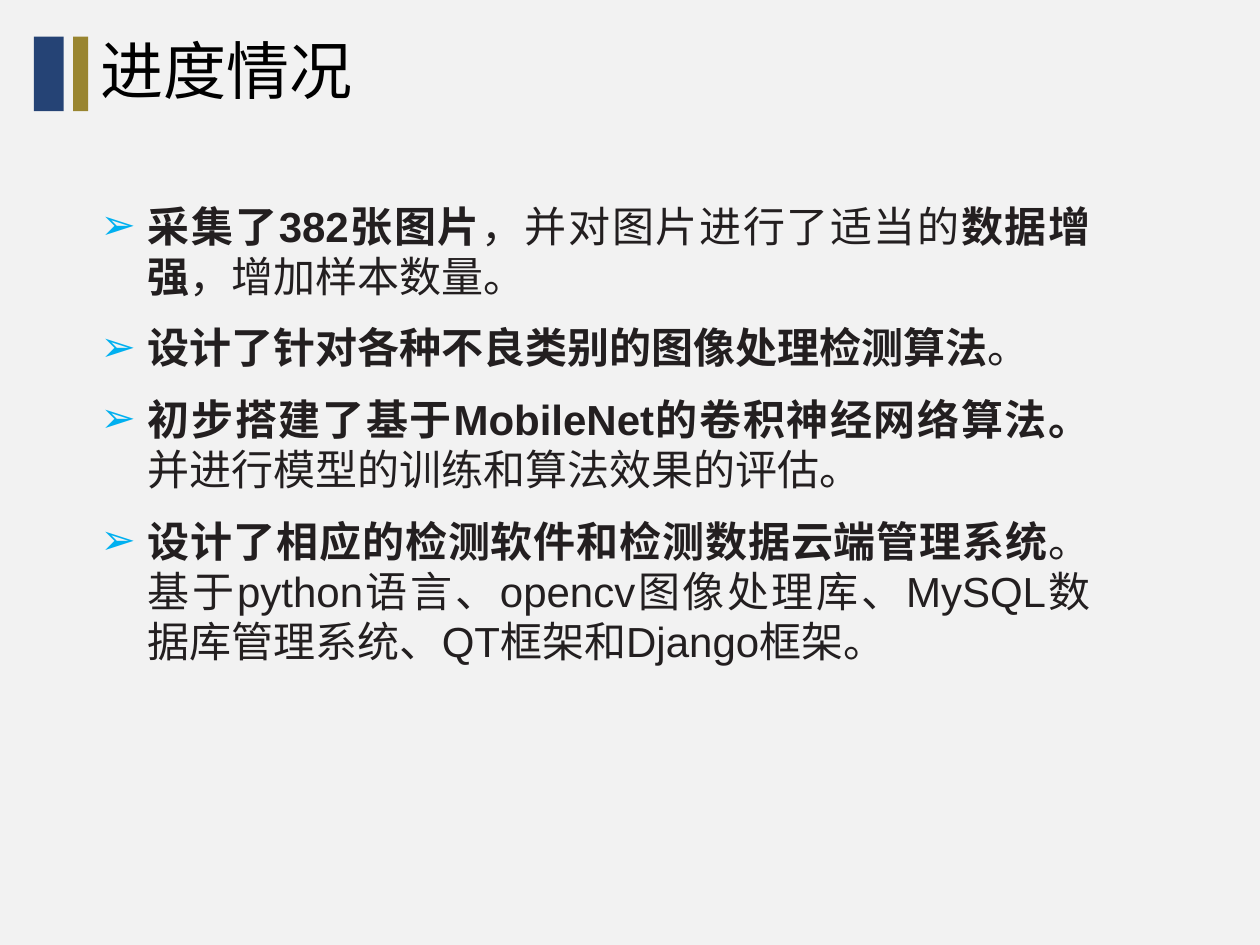
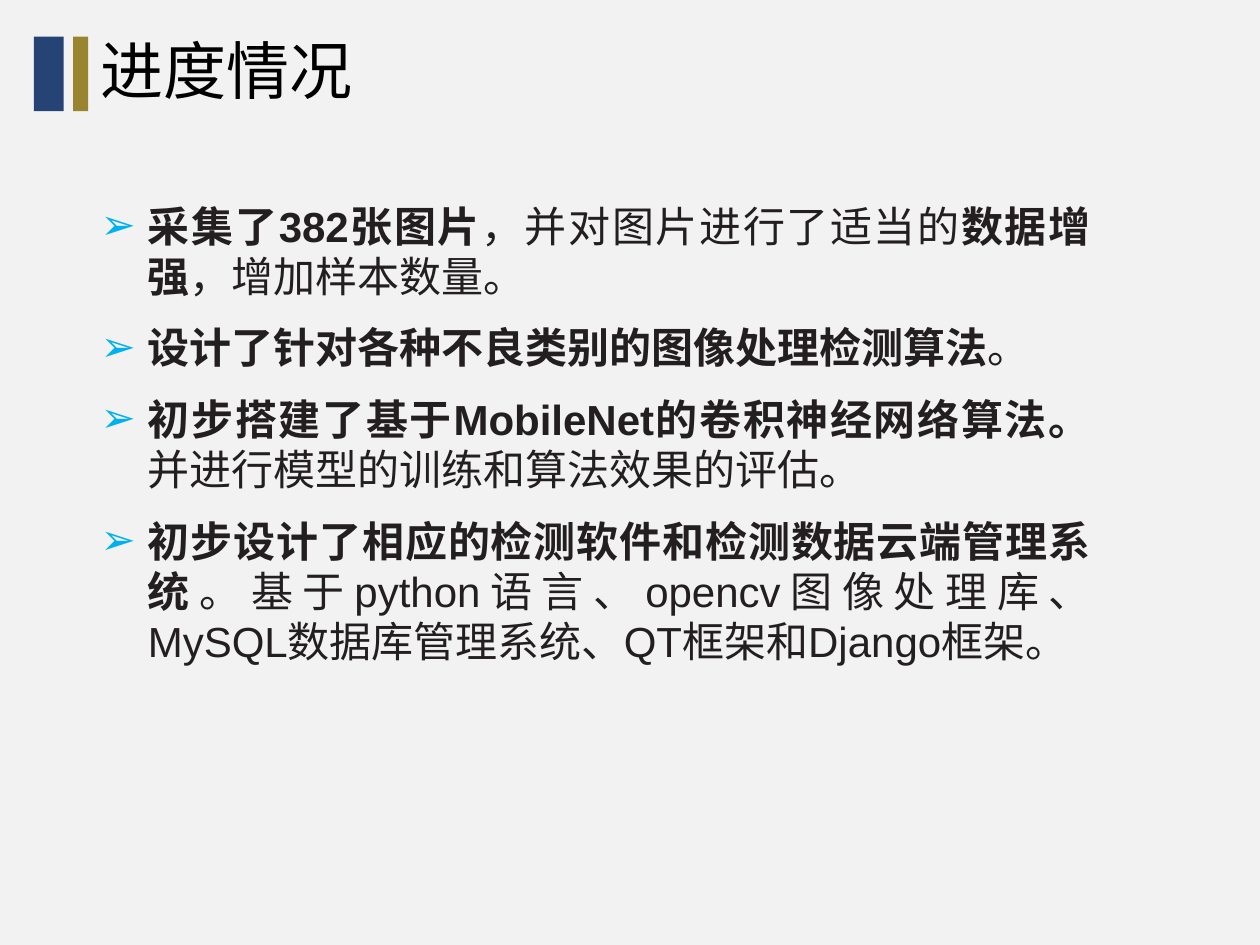
Before and after one commit to wang-jiankun/Graduate-File, a slide deck: slide 5 of 中期PPT-王建坤.pptx. Drawn at 1260x945 pixels with LibreOffice and Linux fonts; fonts in the diff are those of the drawing; background and template pictures are left out. Boxes give left, top, right and bottom in pixels: in the first picture for what was removed or moved away, otherwise in the second. Text is boxed around its words. In the diff, an @@ line names an element or a change of style, - is before the commit and + after.

```diff
--- a/中期PPT-王建坤.pptx
+++ b/中期PPT-王建坤.pptx
@@ text at [148,521,1091,666]: text changed @@
-➢ 设计了相应的检测软件和检测数据云端管理系统。基于python语言、opencv图像处理库、MySQL数据库管理系统、QT框架和Django框架。
+➢ 初步设计了相应的检测软件和检测数据云端管理系统。基于python语言、opencv图像处理库、MySQL数据库管理系统、QT框架和Django框架。
```
Also in this commit, not shown: 4 other slides changed, 2 other files.
